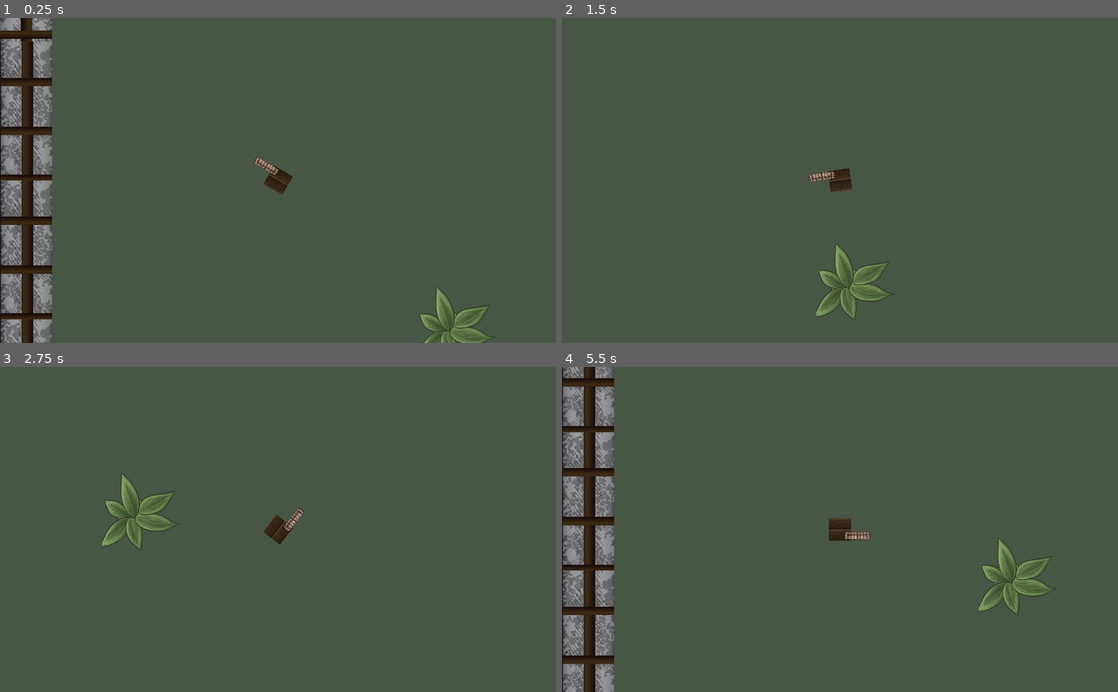
Above: before the commit, frames 1-4 (two rows, left to right).
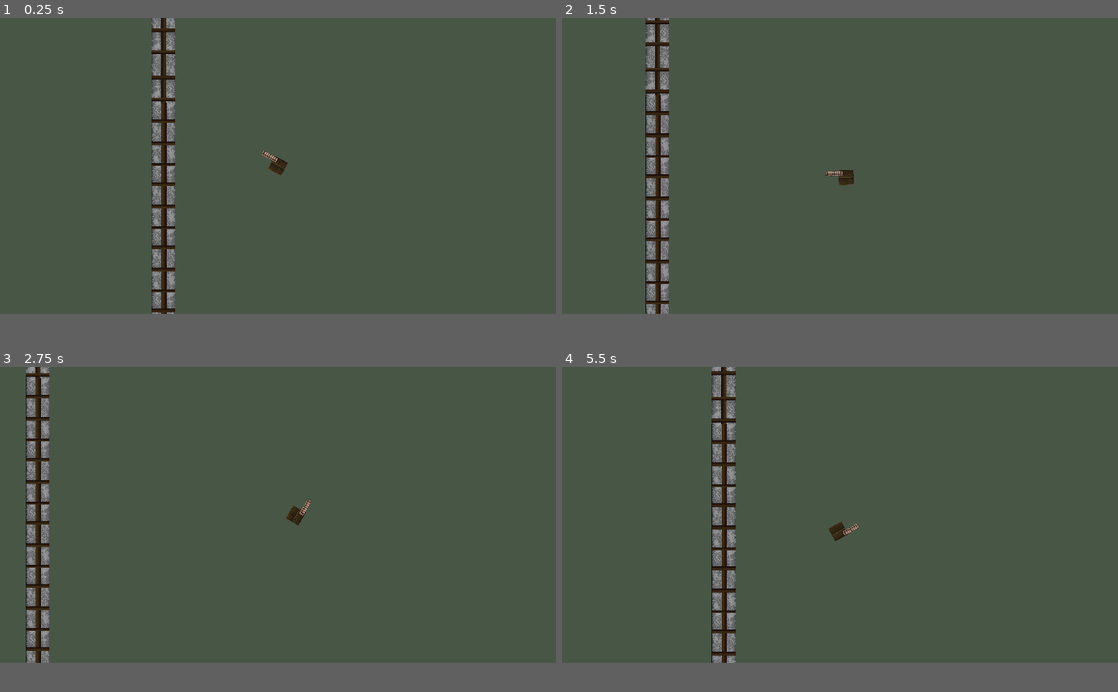
Above: after the commit, the same moments.

Repository: cleithem4/Final_Project
Game: Godot game, scene res://Game.tscn
The game is run twice, just before and just after one commit, with the same random seed, the same clock (stepped at 60 frames per second) and the same inputs.
Inputs (mouse positions are in pixels of both pictures, inside the frame that each line leads up to):
- Up to frame 1 (0.25 s): no input
- Up to frame 2 (1.5 s): tap Enter at 0.5 s; move the mouse to (962, 164) at 0.52 s; hold D (right) 0.53-1.28 s; move the mouse to (728, 196) at 1.27 s; hold S (down) from 1.28 s (still down)
- Up to frame 3 (2.75 s): move the mouse to (333, 458) at 2.02 s; release S (down) at 2.03 s; hold D (right) from 2.03 s (still down)
- Up to frame 4 (5.5 s): move the mouse to (812, 594) at 2.77 s; release D (right) at 2.78 s; hold W (up) 2.78-3.53 s; move the mouse to (1006, 578) at 3.52 s; hold A (left) 3.53-5.03 s; move the mouse to (673, 480) at 4.27 s; move the mouse to (867, 529) at 5.02 s; hold S (down) from 5.03 s (still down)
The window is 800x468 before the commit and 800x426 after it. Grey fills any space a smaller window leaves; there, only what the larger window draws over its background counts as a difference.

The runs differ from the first frame. In frame 1, 13% of the frame differs, in the area x 0-89%, y 0-100%; in frame 2, 4.6%; in frame 3, 4.9%; in frame 4, 13%.

Commit message:
new changes

Diff:
--- a/Game.tscn
+++ b/Game.tscn
@@ -225,18 +225,21 @@
 [node name="Game" type="Node2D"]
 
 [node name="ColorRect" type="ColorRect" parent="."]
-margin_left = -444.0
-margin_top = -911.0
-margin_right = 3894.0
-margin_bottom = 1587.0
+margin_left = -1693.0
+margin_top = -1545.0
+margin_right = 3891.0
+margin_bottom = 1653.0
 color = Color( 0.286275, 0.341176, 0.278431, 1 )
 
 [node name="Player" parent="." instance=ExtResource( 1 )]
+scale = Vector2( 3, 3 )
 
 [node name="Camera2D" type="Camera2D" parent="Player"]
 current = true
+zoom = Vector2( 1.5, 1.5 )
+smoothing_enabled = true
 
 [node name="TileMap" type="TileMap" parent="."]
 tile_set = SubResource( 1 )
 format = 1
-tile_data = PoolIntArray( -917512, 0, 0, -917507, 4, 0, -983 …(228 unchanged characters)… , 7, 0, -917444, 7, 0, -720904, 7, 0, -786427, 12, 0, -786377, 10, 0, -720877, 12, 0, -720860, 12, 0, -720836, 7, 0, -589832, 7, 0, -589824, 11, 0, -524261, 11, 0, -524244, 10, 0, -393224, 7, 0, -458692, 7, 0, -393202, 11, 0, -327620, 7, 0, -196616, 1, 0, -196558, 11, 0, -131012, 7, 0, 65528, 1, 0, 33, 11, 0, 131092, 12, 0, 131132, 7, 0, 196612, 12, 0, 327672, 1, 0, 262196, 11, 0, 327718, 11, 0, 327740, 7, 0, 589816, 1, 0, 524314, 11, 0, 524348, 7, 0, 720907, 11, 0, 720956, 7, 0, 851960, 1, 0, 851966, 12, 0, 852028, 7, 0, 917552, 11, 0, 983081, 10, 0, 1114104, 1, 0, 1048581, 10, 0, 1048600, 11, 0, 1048636, 7, 0, 1376248, 1, 0, 1310780, 7, 0, 1376294, 12, 0, 1376313, 12, 0, 1638392, 3, 0, 1638397, 5, 0, 15728 …(176 unchanged characters)…
+tile_data = PoolIntArray( -917512, 0, 0, -917507, 4, 0, -983 …(228 unchanged characters)… , 7, 0, -917444, 7, 0, -720904, 7, 0, -720836, 7, 0, -589832, 7, 0, -393224, 7, 0, -458692, 7, 0, -327620, 7, 0, -196616, 1, 0, -131012, 7, 0, 65528, 1, 0, 131132, 7, 0, 327672, 1, 0, 327740, 7, 0, 589816, 1, 0, 524348, 7, 0, 720956, 7, 0, 851960, 1, 0, 852028, 7, 0, 1114104, 1, 0, 1048636, 7, 0, 1376248, 1, 0, 1310780, 7, 0, 1638392, 3, 0, 1638397, 5, 0, 15728 …(176 unchanged characters)…
--- a/Player/Player.tscn
+++ b/Player/Player.tscn
@@ -8,7 +8,6 @@
 extents = Vector2( 10.5, 11 )
 
 [node name="Player" type="KinematicBody2D"]
-scale = Vector2( 2, 2 )
 script = ExtResource( 1 )
 __meta__ = {
 "_edit_group_": true
--- a/project.godot
+++ b/project.godot
@@ -16,6 +16,8 @@
 
 [display]
 
+window/size/width=1500
+window/size/height=800
 window/stretch/mode="2d"
 window/stretch/aspect="keep"
 
